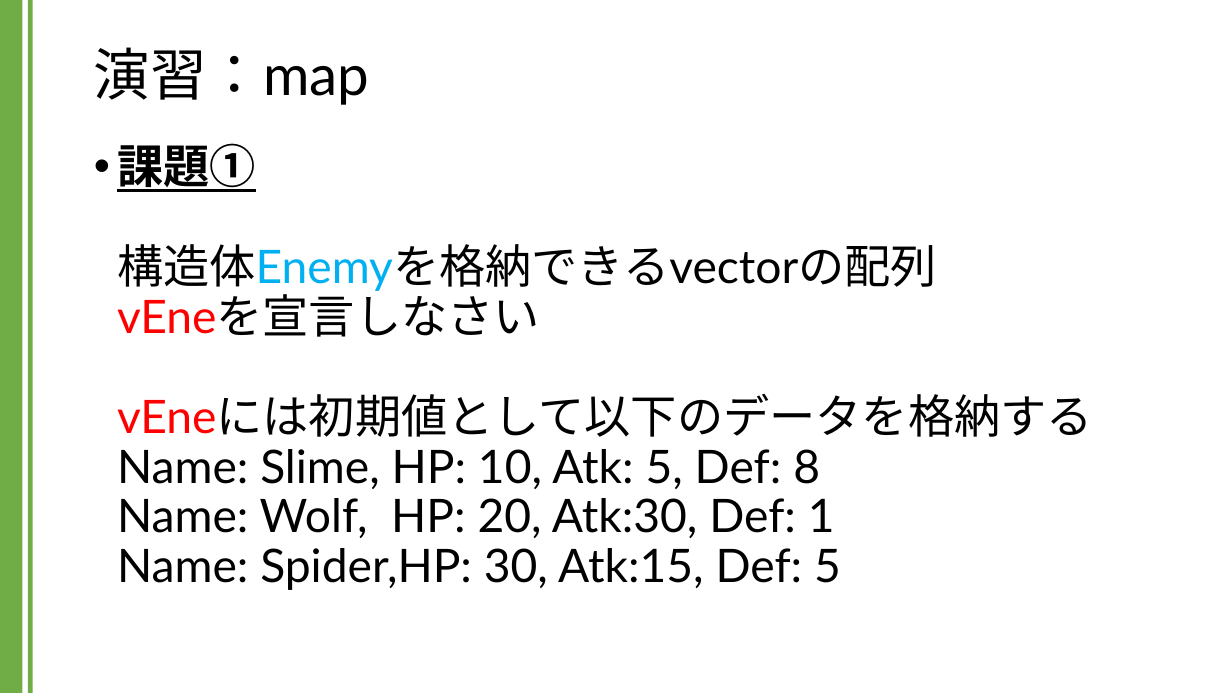
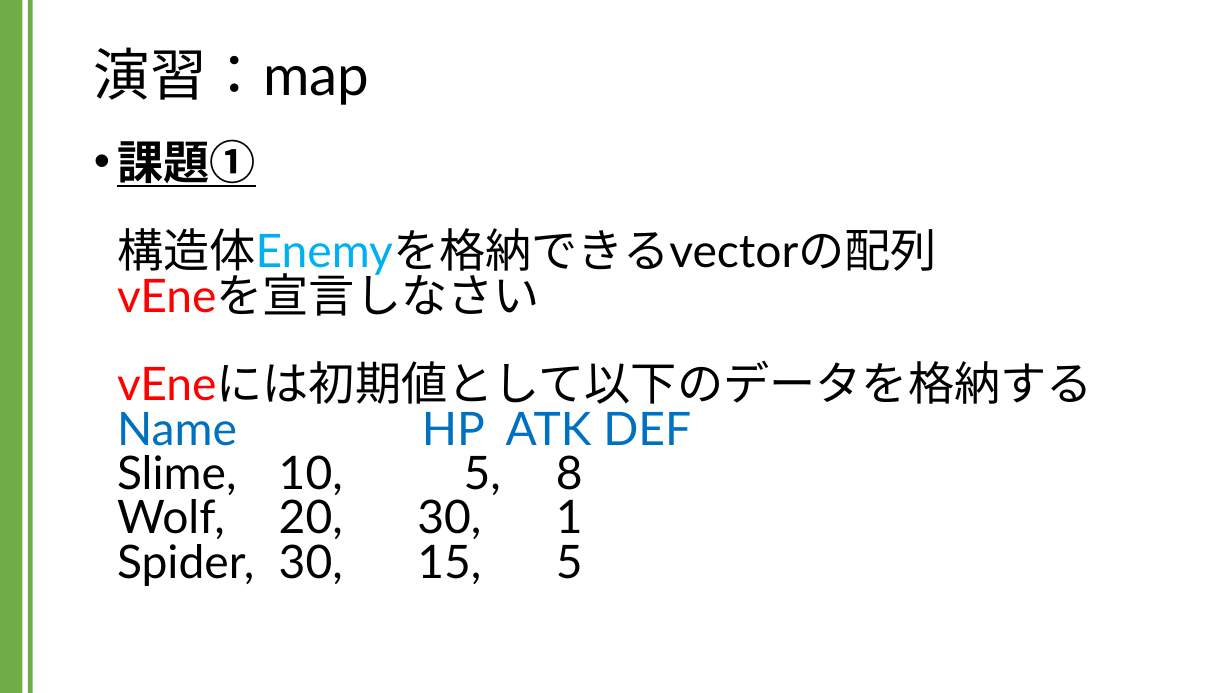
Before and after one commit to kic-murata/cpp2024, a slide deck: slide 3 of 授業資料/演習課題：map.pptx. Drawn at 1232x693 pixels with LibreOffice and Linux fonts; fonts in the diff are those of the drawing. Boxes give left, top, right and bottom in pixels: in the first picture for what was removed or moved away, otherwise in the second. Text is boxed around its words. In the diff, an @@ line names an element or a change of style, - is before the commit and + after.

Commit message:
講義資料

```diff
--- a/授業資料/演習課題：map.pptx
+++ b/授業資料/演習課題：map.pptx
@@ text at (x1=117, y1=139, x2=1093, y2=586): text changed @@
-• 課題①
-  構造体Enemyを格納できるvectorの配列
-  vEneを宣言しなさい
-  vEneには初期値として以下のデータを格納する
-  Name: Slime, HP: 10, Atk: 5, Def: 8
-  Name: Wolf, HP: 20, Atk:30, Def: 1
-  Name: Spider,HP: 30, Atk:15, Def: 5
+• 課題①
+  構造体Enemyを格納できるvectorの配列
+  vEneを宣言しなさい
+  vEneには初期値として以下のデータを格納する
+  Name HP ATK DEF
+  Slime, 10, 5, 8
+  Wolf, 20, 30, 1
+  Spider, 30, 15, 5
```
